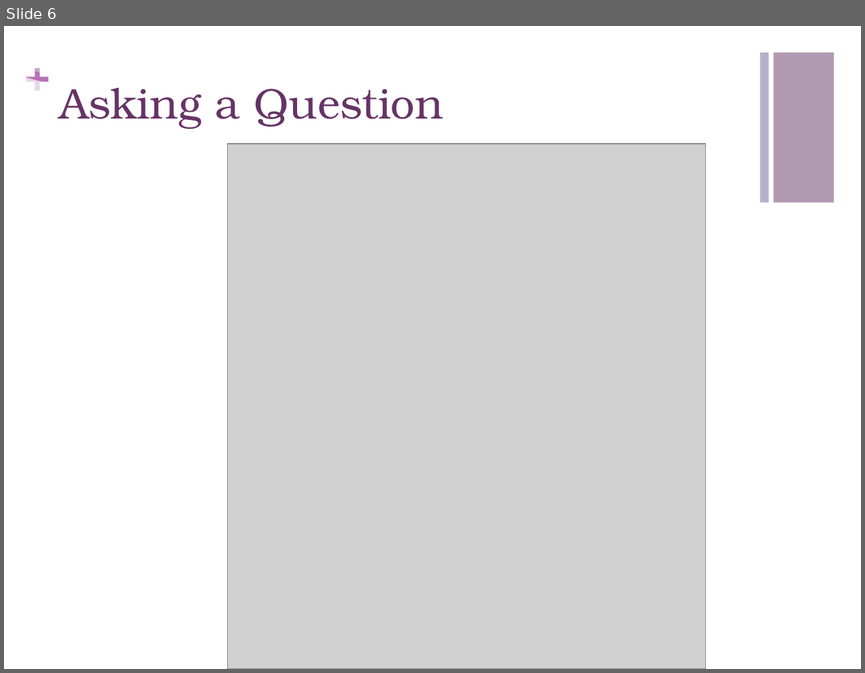
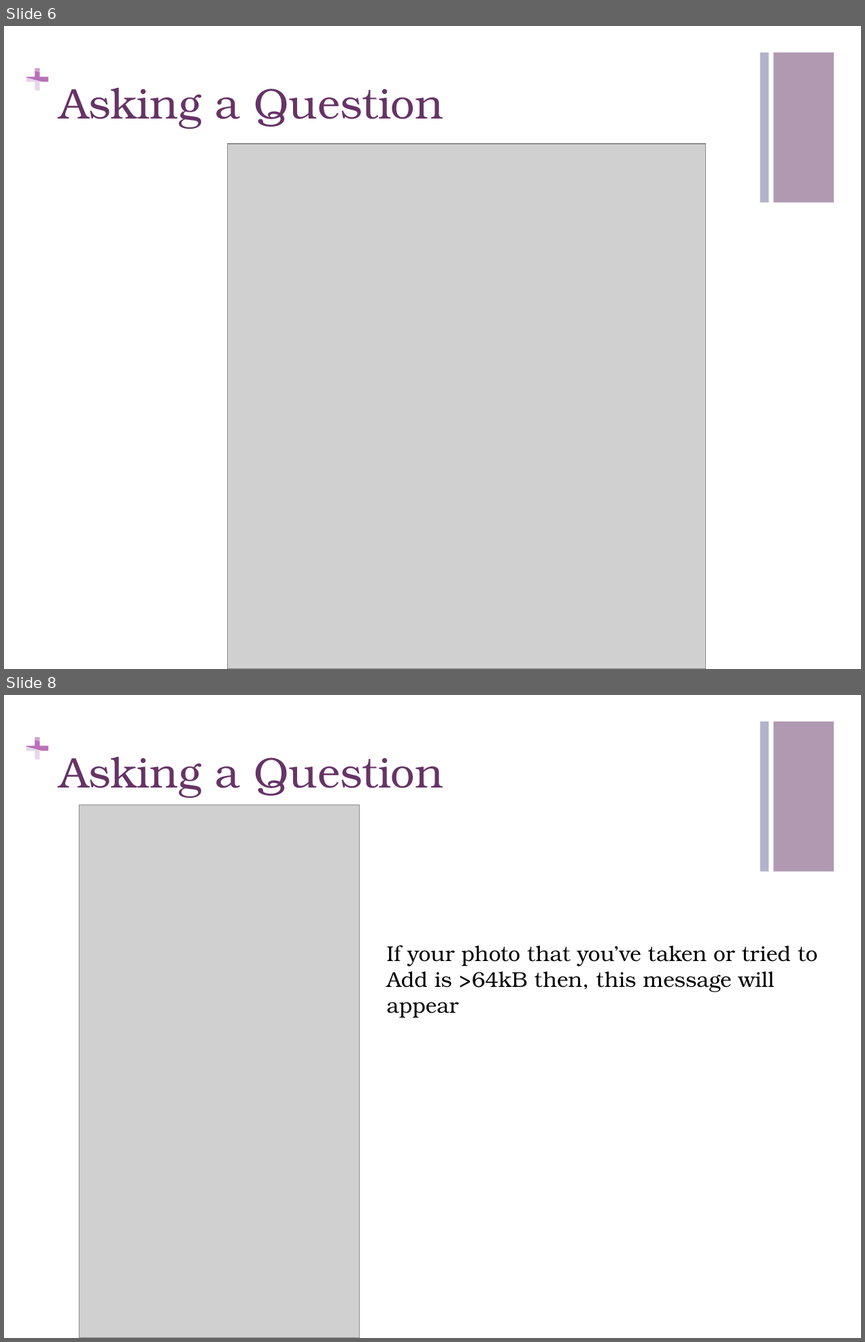
Before and after one commit to CMPUT301F14T05/CorgFu, a slide deck: StoryboardPresentation.pptx. Shown one above the other, each under a label of ours: slide 6 before the commit, slides 6 and 8 after it; the slides between them are not shown. The pictures are 865x673 and 865x1342 pixels, drawn with LibreOffice and Linux fonts; fonts in the diff are those of the drawing; grey boxes stand for pictures. Boxes give left, top, right and bottom in pixels: in the first picture for what was removed or moved away, otherwise in the second. Text is boxed around its words. In the diff, an @@ line names an element or a change of style, - is before the commit and + after.

```diff
--- a/StoryboardPresentation.pptx
+++ b/StoryboardPresentation.pptx
@@ slide 8 added at (x1=4, y1=695, x2=861, y2=1338), background #FFFFFF; not listed: 7 template elements that a slide beside it also shows @@
@@ title added at (x1=59, y1=757, x2=443, y2=798), 36 pt, text #663366 @@
+Asking a Question
@@ picture added at (x1=79, y1=804, x2=360, y2=1338) @@
@@ text added at (x1=387, y1=945, x2=817, y2=992), 18 pt, text #000000 @@
+If your photo that you’ve taken or tried to
+Add is >64kB then, this message will appear
```
Also in this commit, not shown: 2 slides changed, 23 other slides added, 1 other file.
